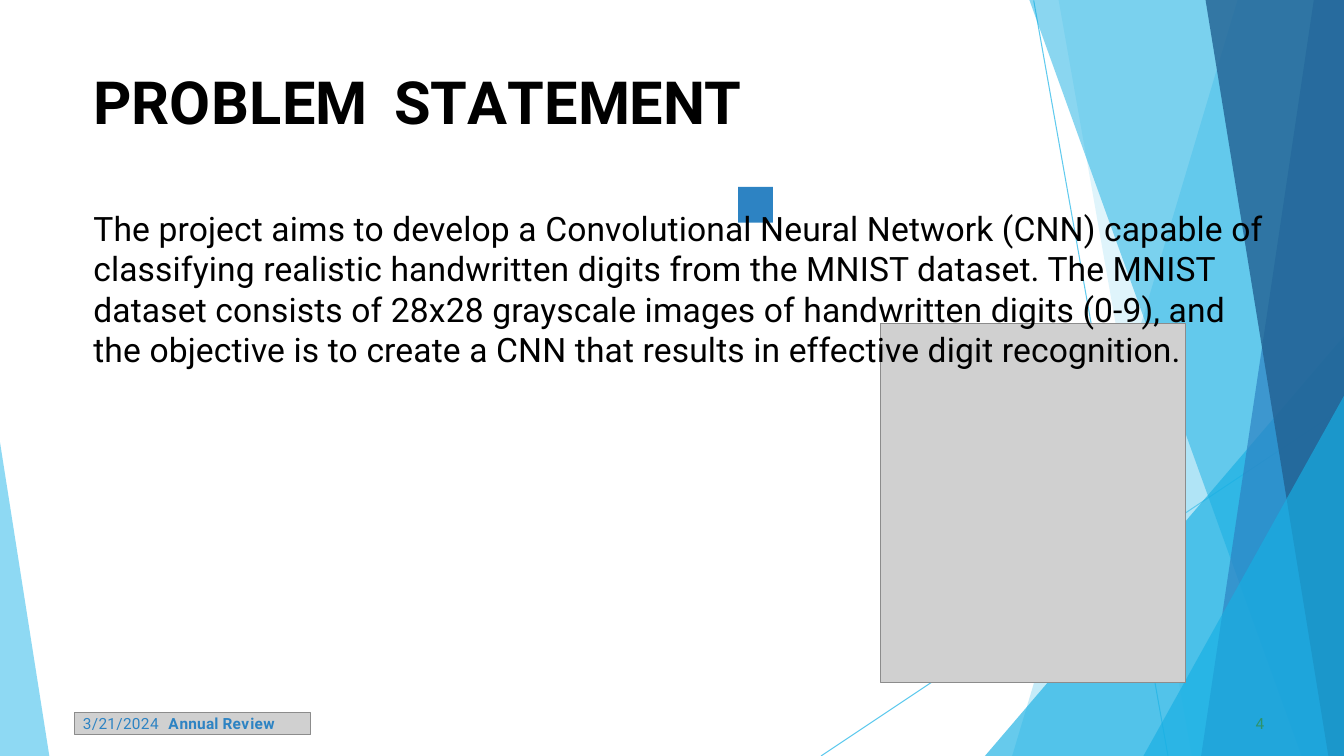
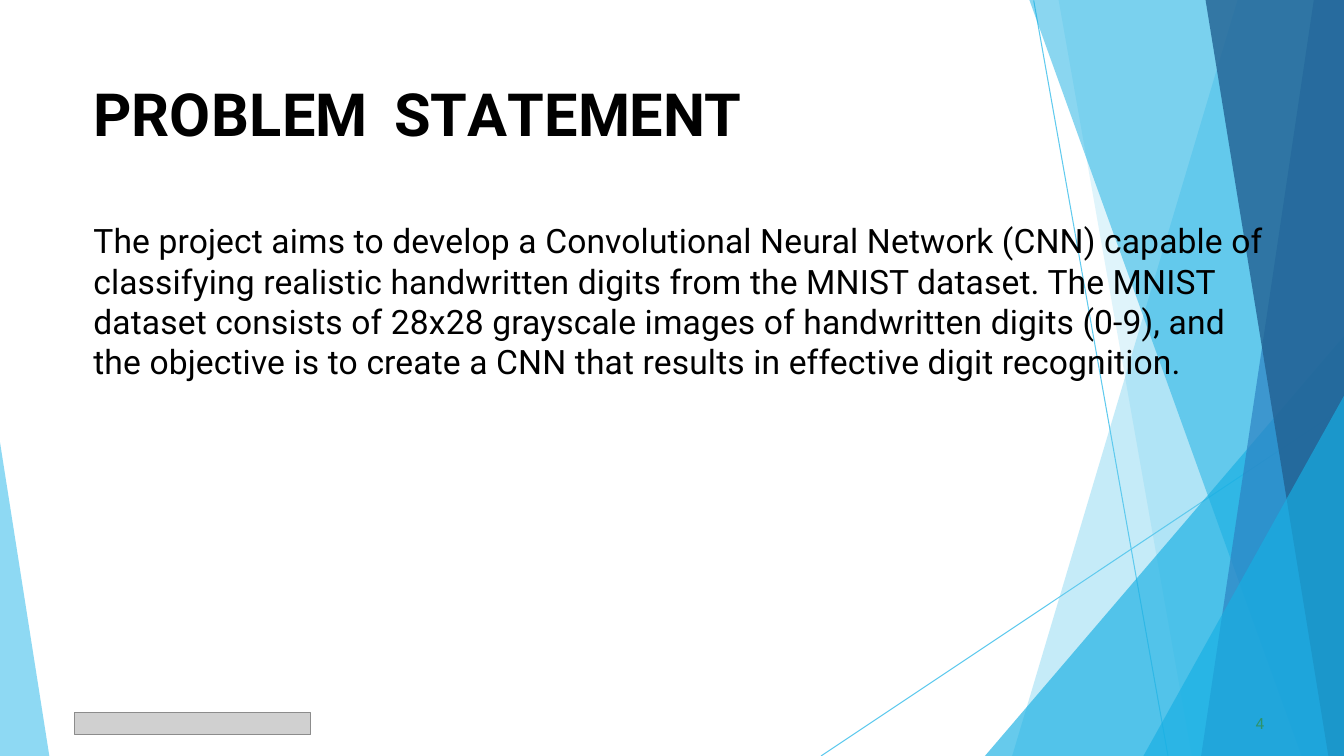
Before and after one commit to SANJANAS1331/TNSDC_Generative-AI, a slide deck: slide 4 of HDR_using_CNN.pptx. Drawn at 1344x756 pixels with LibreOffice and Linux fonts; fonts in the diff are those of the drawing; grey boxes stand for pictures. Boxes give left, top, right and bottom in pixels: in the first picture for what was removed or moved away, otherwise in the second. Text is boxed around its words. In the diff, an @@ line names an element or a change of style, - is before the commit and + after.

```diff
--- a/HDR_using_CNN.pptx
+++ b/HDR_using_CNN.pptx
@@ title "PROBLEM STATEMENT The project aims ..." moved from (x1=93, y1=81, x2=1262, y2=370) to (x1=93, y1=93, x2=1262, y2=383) @@
@@ freeform shape removed at (x1=738, y1=187, x2=772, y2=222) @@
@@ picture removed at (x1=881, y1=324, x2=1186, y2=683) @@
@@ text removed at (x1=83, y1=717, x2=275, y2=730) @@
-3/21/2024 Annual Review
```
Also in this commit, not shown: 12 other slides changed.
